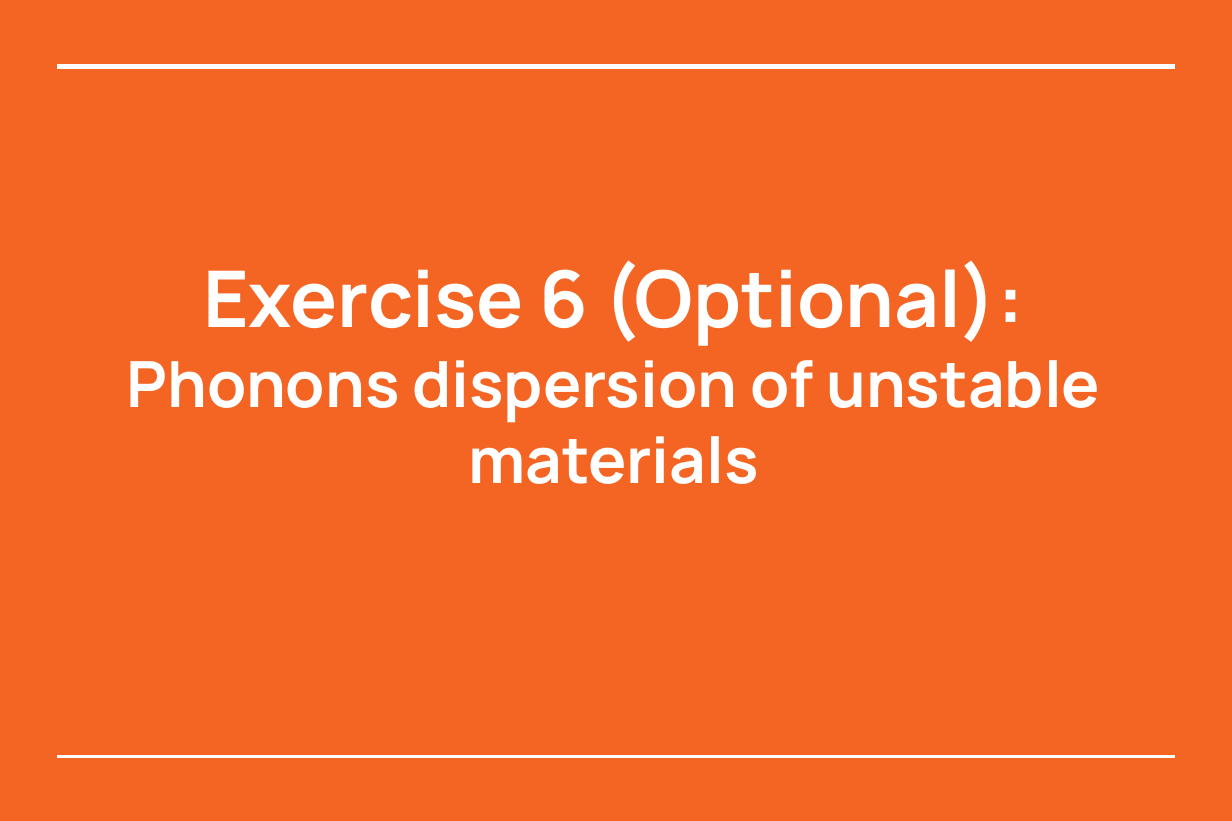
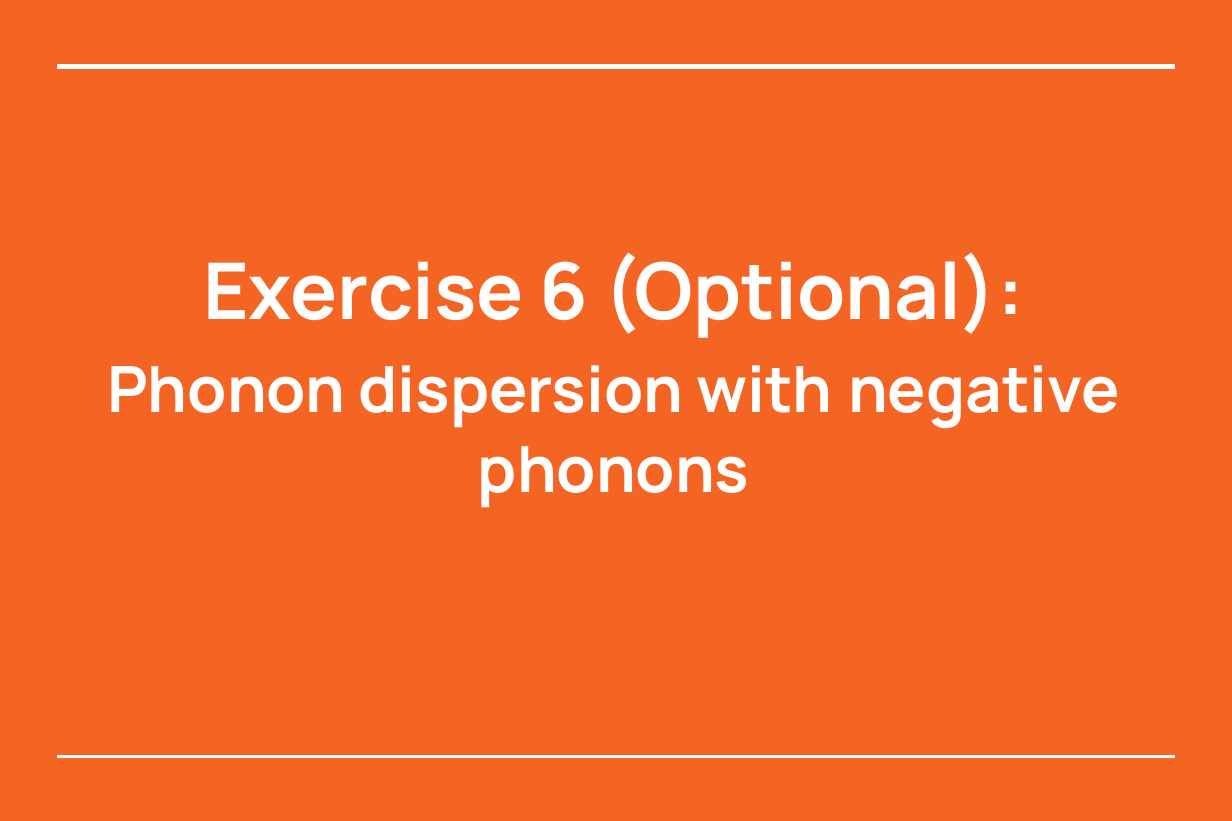
Before and after one commit to asesma-org/ASESMA2025, a slide deck: slide 45 of Hands-on-basic/Slides_pptx/Day4.pptx. Drawn at 1232x821 pixels with LibreOffice and Linux fonts; fonts in the diff are those of the drawing. Boxes give left, top, right and bottom in pixels: in the first picture for what was removed or moved away, otherwise in the second. Text is boxed around its words. In the diff, an @@ line names an element or a change of style, - is before the commit and + after.

```diff
--- a/Hands-on-basic/Slides_pptx/Day4.pptx
+++ b/Hands-on-basic/Slides_pptx/Day4.pptx
@@ title at [107, 252, 1120, 508]: text changed @@
-Exercise 6 (Optional):
-Phonons dispersion of unstable materials
+Exercise 6 (Optional):
+Phonon dispersion with negative phonons
```
Also in this commit, not shown: 2 other slides changed, 5 other files.
